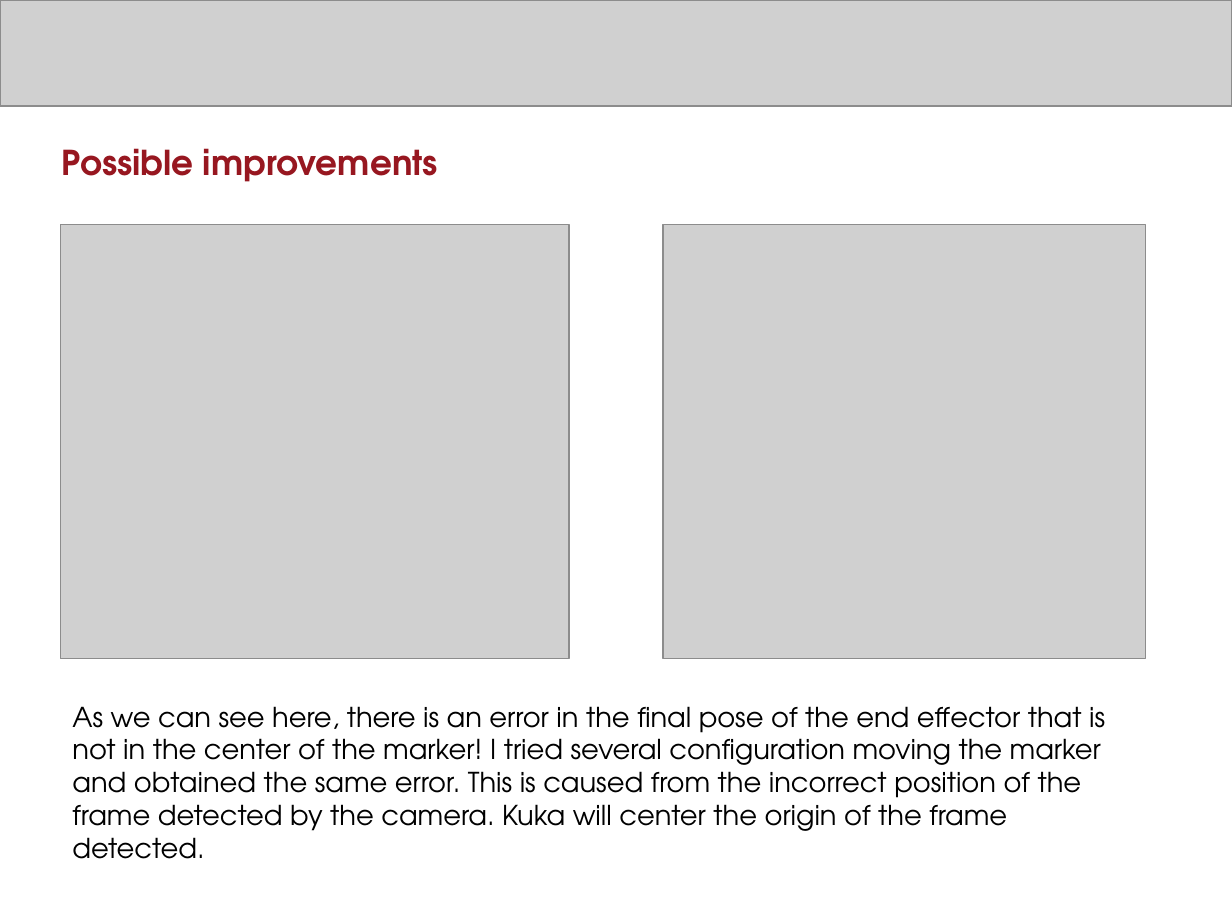
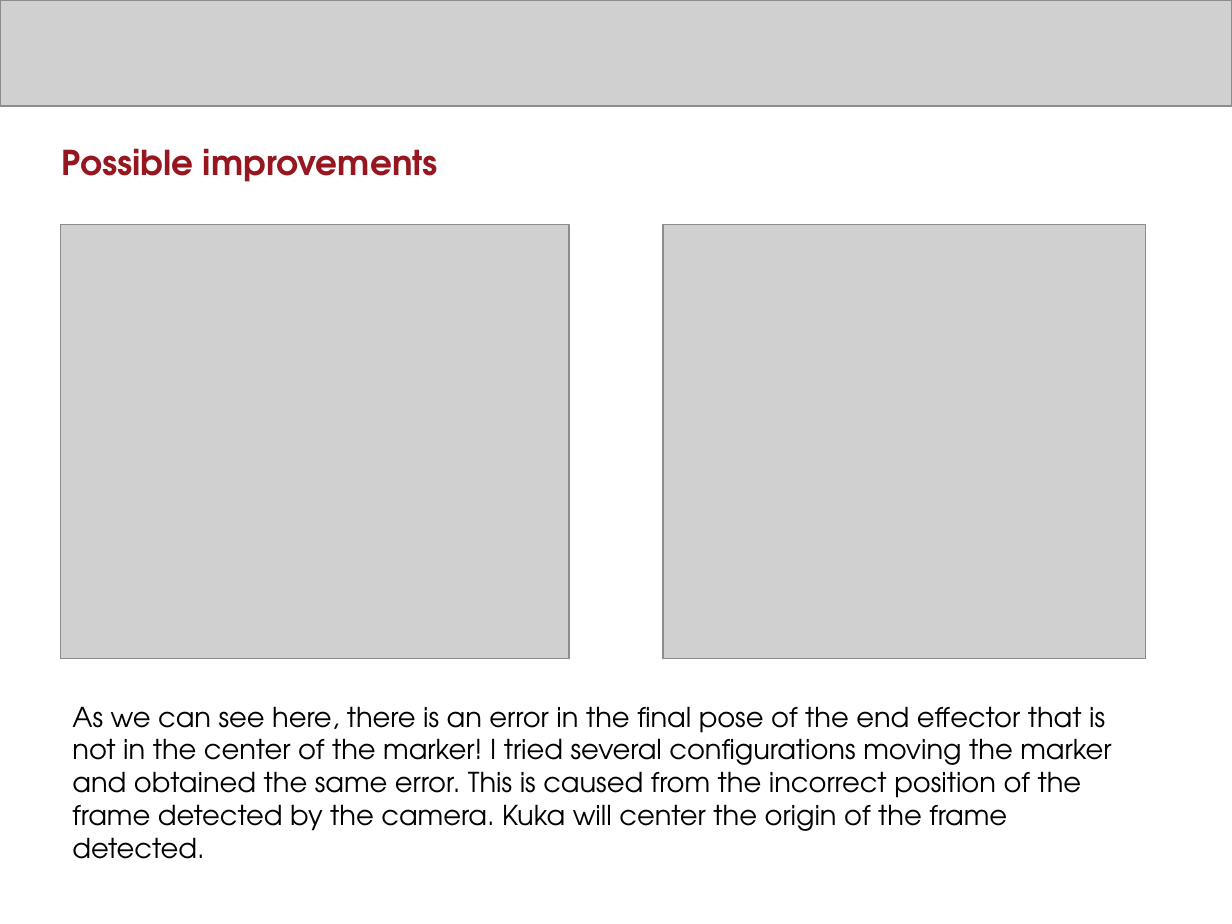
Before and after one commit to MartinaAnn/Navigation-and-Detection-Kuka-IIwa-Turtlebot-, a slide deck: slide 22 of Slide_Project.pptx. Drawn at 1232x924 pixels with LibreOffice and Linux fonts; fonts in the diff are those of the drawing; grey boxes stand for pictures. Boxes give left, top, right and bottom in pixels: in the first picture for what was removed or moved away, otherwise in the second. Text is boxed around its words. In the diff, an @@ line names an element or a change of style, - is before the commit and + after.

```diff
--- a/Slide_Project.pptx
+++ b/Slide_Project.pptx
@@ text at (72,706,1111,859): text changed @@
-As we can see here, there is an error in the final pose of the end effector that is not in the center of the marker! I tried several configuration moving the marker and obtained the same error. This is caused from the incorrect position of the frame detected by the camera. Kuka will center the origin of the frame detected.
+As we can see here, there is an error in the final pose of the end effector that is not in the center of the marker! I tried several configurations moving the marker and obtained the same error. This is caused from the incorrect position of the frame detected by the camera. Kuka will center the origin of the frame detected.
```
Also in this commit, not shown: 3 other slides changed.
